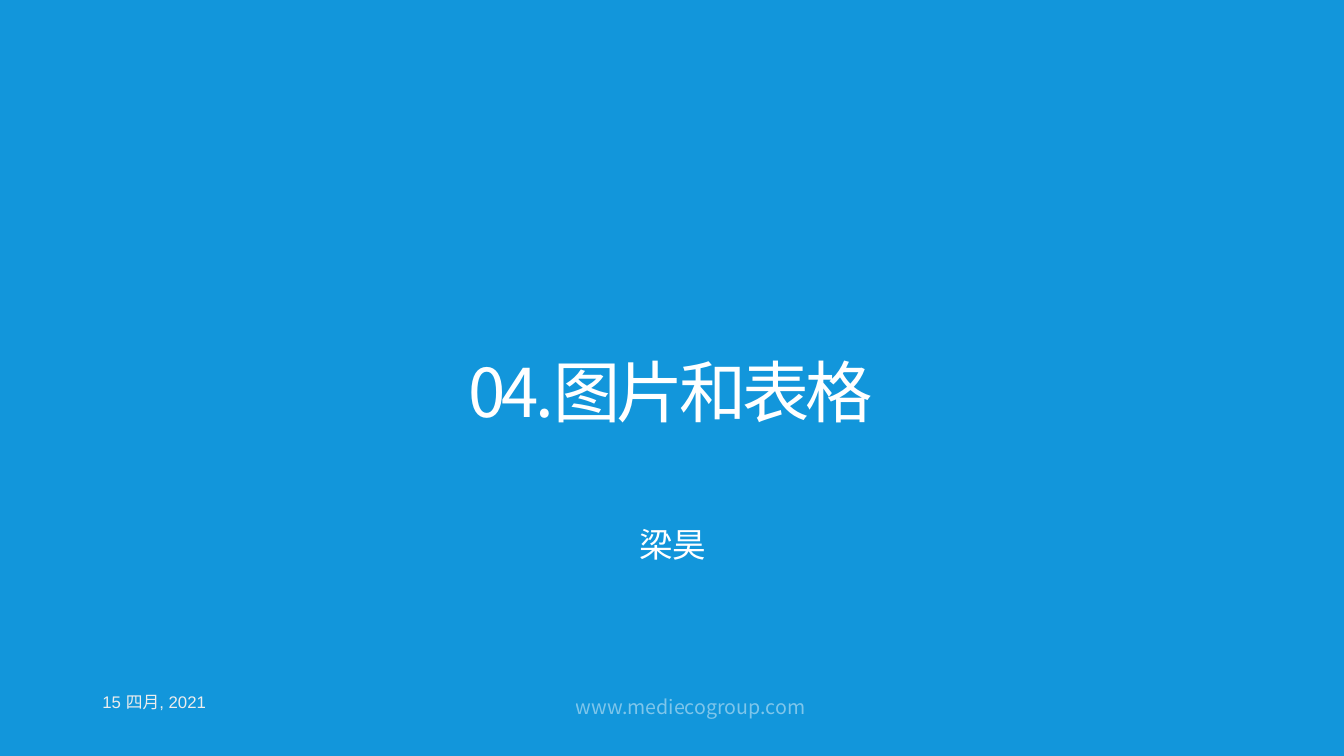
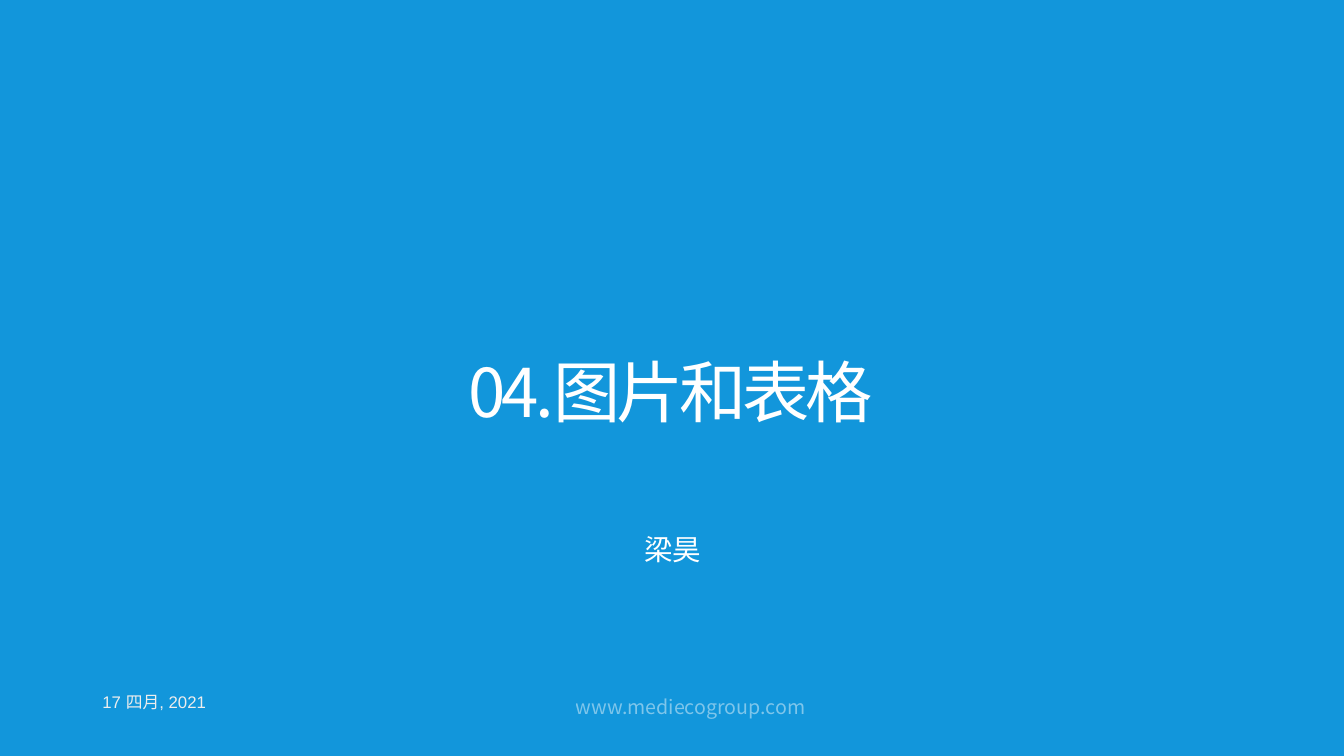
Before and after one commit to hao203/rmd_china, a slide deck: slide 1 of slides/04.Fig_Tabl/04.Fig_Tabl.pptx. Drawn at 1344x756 pixels with LibreOffice and Linux fonts; fonts in the diff are those of the drawing; background and template pictures are left out. Boxes give left, top, right and bottom in pixels: in the first picture for what was removed or moved away, otherwise in the second. Text is boxed around its words. In the diff, an @@ line names an element or a change of style, - is before the commit and + after.

```diff
--- a/slides/04.Fig_Tabl/04.Fig_Tabl.pptx
+++ b/slides/04.Fig_Tabl/04.Fig_Tabl.pptx
@@ subtitle "梁昊" at (644,536,701,563): size 24 to 20.4 pt, text colour #FFFFFF to #CCE8CF; line spacing 0.9 to 0.7 @@
@@ text at (102,694,206,710): text changed; text colour gradient #9E9E9E to #EDEDED to #FFFFFF to gradient #9E9E9E to #B7DFBB to #FFFFFF @@
-15 四月, 2021
+17 四月, 2021
```
Also in this commit, not shown: 3 other slides changed, 13 slides added, 4 slides removed, 6 other files.
